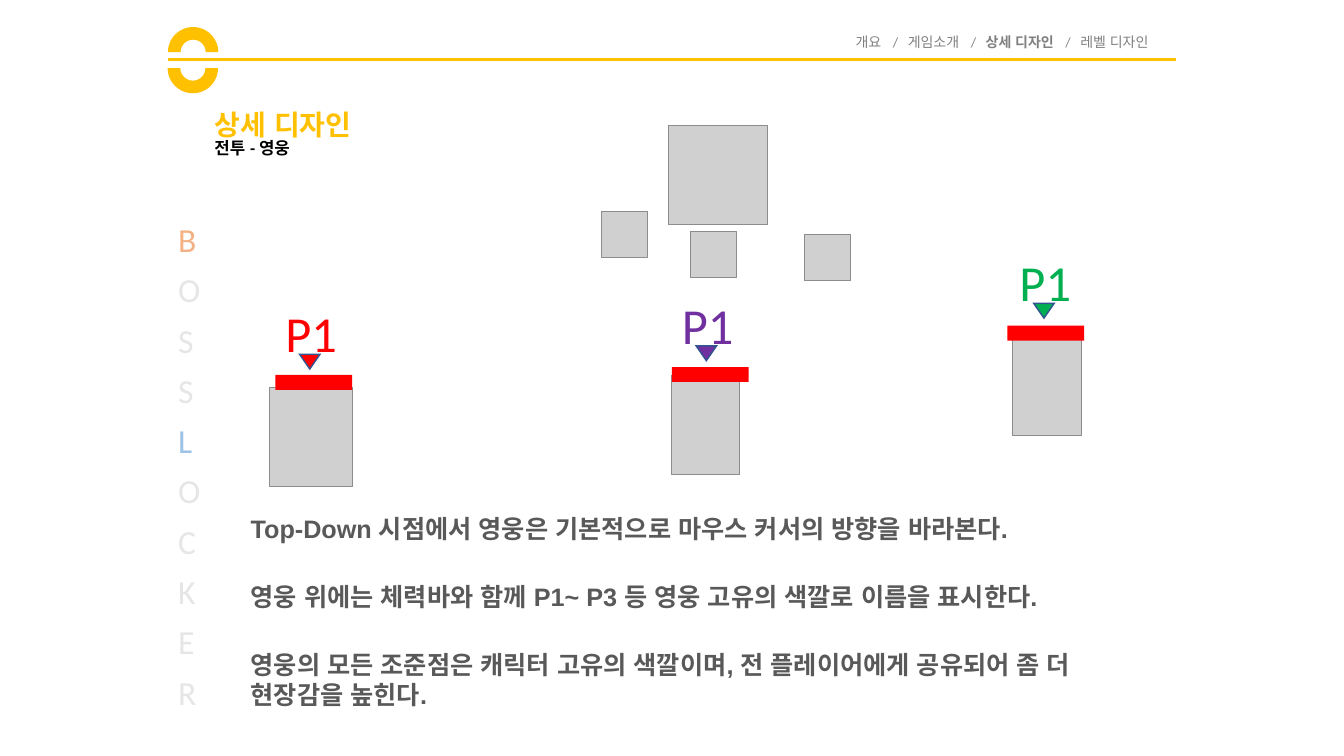
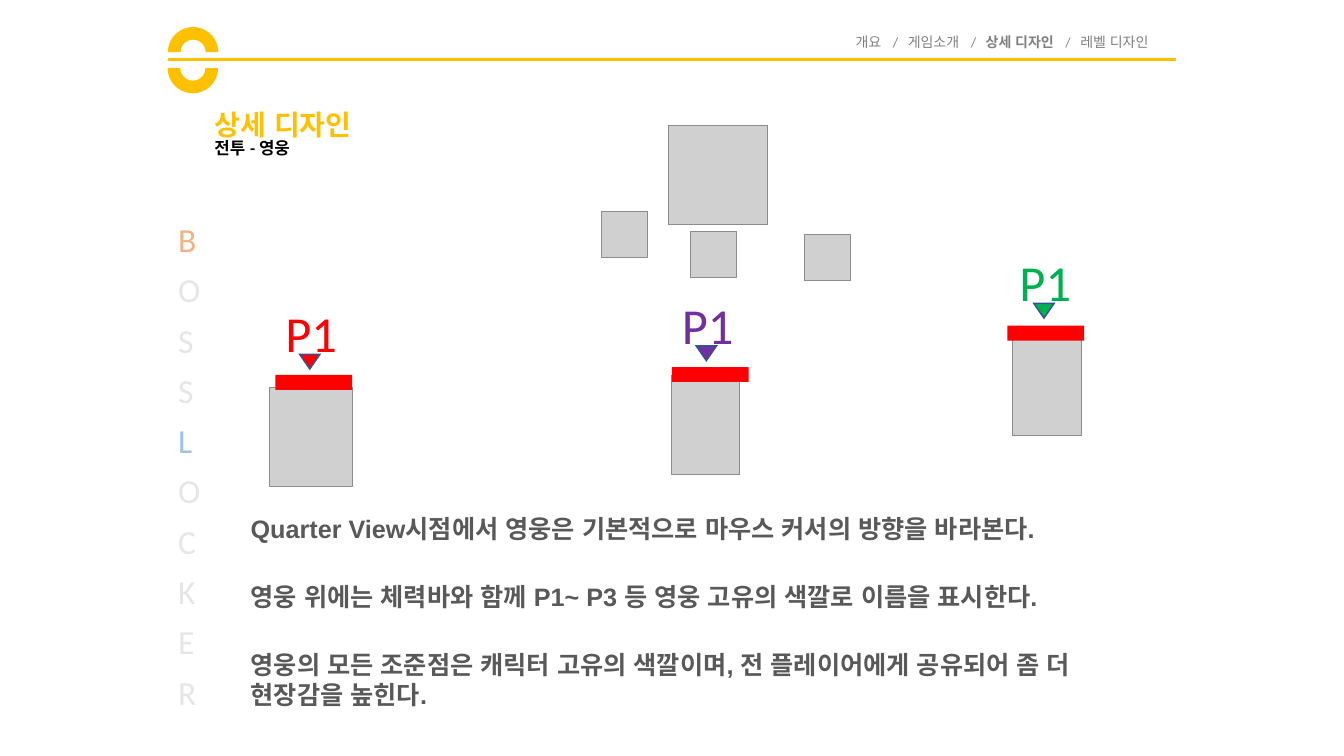
Before and after one commit to goddun/Report, a slide deck: slide 15 of boss_locker.pptx. Drawn at 1344x756 pixels with LibreOffice and Linux fonts; fonts in the diff are those of the drawing; grey boxes stand for pictures. Boxes give left, top, right and bottom in pixels: in the first picture for what was removed or moved away, otherwise in the second. Text is boxed around its words. In the diff, an @@ line names an element or a change of style, - is before the commit and + after.

```diff
--- a/boss_locker.pptx
+++ b/boss_locker.pptx
@@ text at (251, 516, 1035, 543): text changed @@
-Top-Down 시점에서 영웅은 기본적으로 마우스 커서의 방향을 바라본다.
+Quarter View시점에서 영웅은 기본적으로 마우스 커서의 방향을 바라본다.
```
Also in this commit, not shown: 1 other slide changed, 1 other file.
